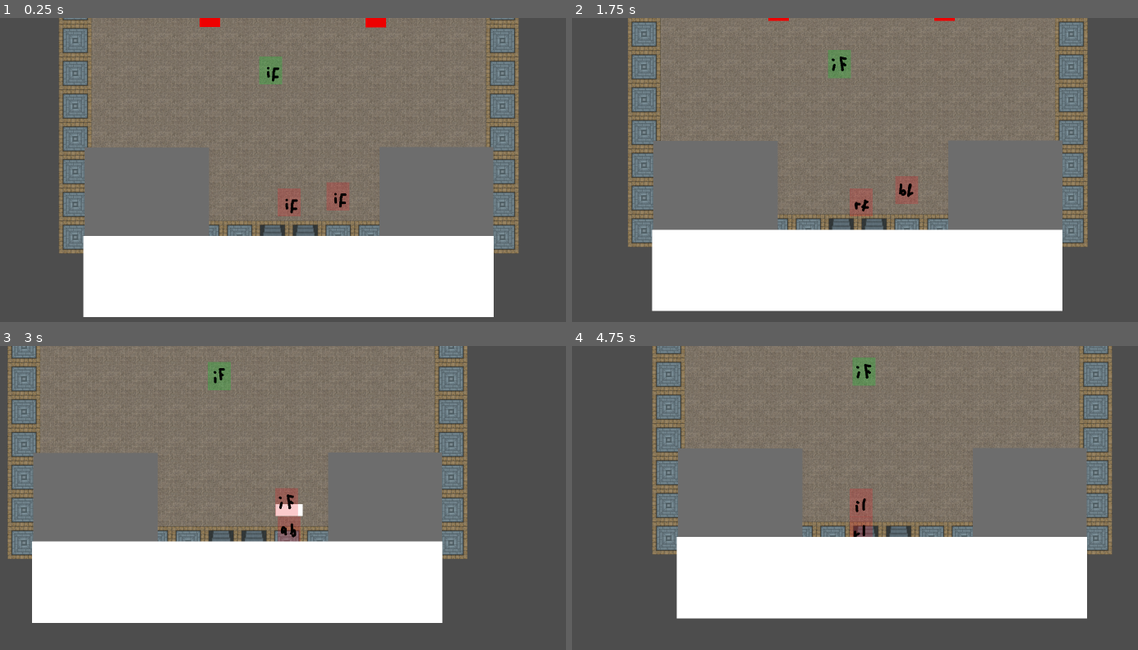
Above: before the commit, frames 1-4 (two rows, left to right).
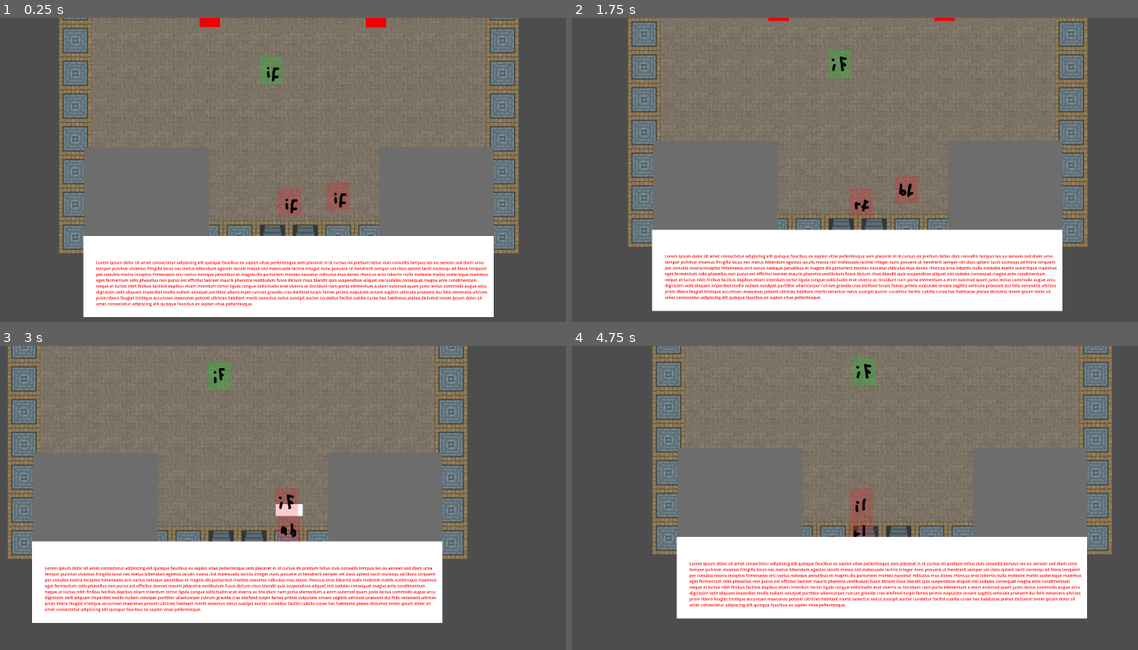
Above: after the commit, the same moments.

Repository: Xeadriel/zelda-like
Game: Godot game, scene res://Scenes/DraftJungleDungeon.tscn
The game is run twice, just before and just after one commit, with the same random seed, the same clock (stepped at 60 frames per second) and the same inputs.
Inputs:
- Up to frame 1 (0.25 s): no input
- Up to frame 2 (1.75 s): hold D (right) 0.53-1.28 s; tap Q (block) at 0.6 s; hold S (down) from 1.28 s (still down); tap U (block2) at 1.35 s
- Up to frame 3 (3 s): release S (down) at 2.03 s; hold D (right) 2.03-2.78 s; tap K (down2) at 2.1 s; hold W (up) from 2.78 s (still down); tap Space (hit) at 2.85 s
- Up to frame 4 (4.75 s): release W (up) at 3.53 s; hold A (left) from 3.53 s (still down); tap O (hit2) at 3.6 s; tap J (left2) at 4.35 s

The runs differ from the first frame. In frame 1, 4.2% of the frame differs, in the area x 16-87%, y 79-95%; in frame 2, 4.1%; in frame 3, 4.0%; in frame 4, 4.2%.

Commit message:
example text dialogue text fix

Diff:
--- a/Scenes/DraftJungleDungeon.tscn
+++ b/Scenes/DraftJungleDungeon.tscn
@@ -165,7 +165,7 @@
 scale = Vector2(3.29642, 0.483969)
 texture = ExtResource("3_xbxf7")
 
-[node name="RichTextLabel" type="RichTextLabel" parent="."]
+[node name="RichTextLabel" type="RichTextLabel" parent="Node2"]
 self_modulate = Color(1, 0, 0, 1)
 clip_contents = false
 offset_left = 529.0
